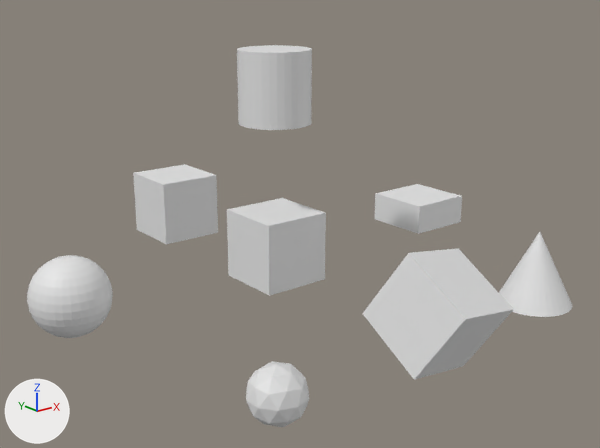
A saved change to the glTF model Alkali Engine/Assets/Models/Primitives.glb.
The view is the same before and after, from a 50 mm camera at (-13.61, -18.1, 7.69) aimed at (0.4, -0.6, 0.69). Every picture has the same lights, and +X, +Y and +Z are marked at lower left. Where no turn or scale is listed for an object, it has been applied to the vertices.
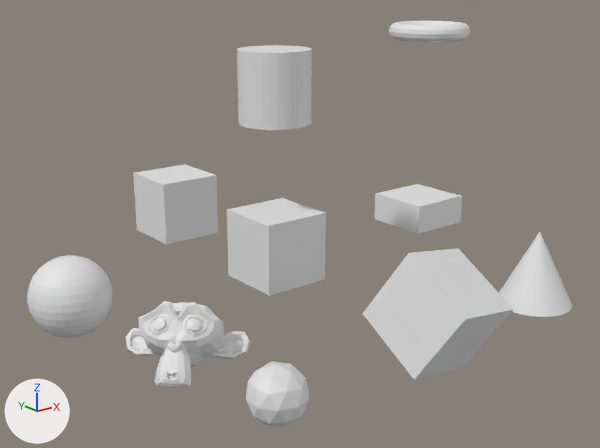
Where the change shows, as pixel boxes (x1, y1, x2, y2) in the pictures (600 x 448 px):
```json
{"object": "Suzanne", "change": "added", "after": [126, 301, 250, 388]}
{"object": "Torus", "change": "added", "after": [389, 21, 470, 42]}
```

Scene script edits in JSON lines:
```json
{"op": "add", "block": "me_suzanne", "code": ["me_suzanne = bpy.data.meshes.new('Suzanne')", "me_suzanne.from_pydata(...)  # 505 vertices, 968 faces; spans x -0.94..1.41, y -0.98..1.38, z -0.6..1.05"]}
{"op": "add", "block": "me_torus", "code": ["me_torus = bpy.data.meshes.new('Torus')", "me_torus.from_pydata(...)  # a torus around z (ring radius 1.0, tube radius 0.25) spanning x -1.25..1.25, y -1.25..1.25, z -0.25..0.25"]}
{"op": "add", "block": "ob_suzanne", "code": ["ob_suzanne = bpy.data.objects.new('Suzanne', me_suzanne)", "ob_suzanne.location = (-5.58, -4.11, 0.0)"]}
{"op": "add", "block": "ob_torus", "code": ["ob_torus = bpy.data.objects.new('Torus', me_torus)", "ob_torus.location = (5.99, 0.0, 5.7)"]}
```
